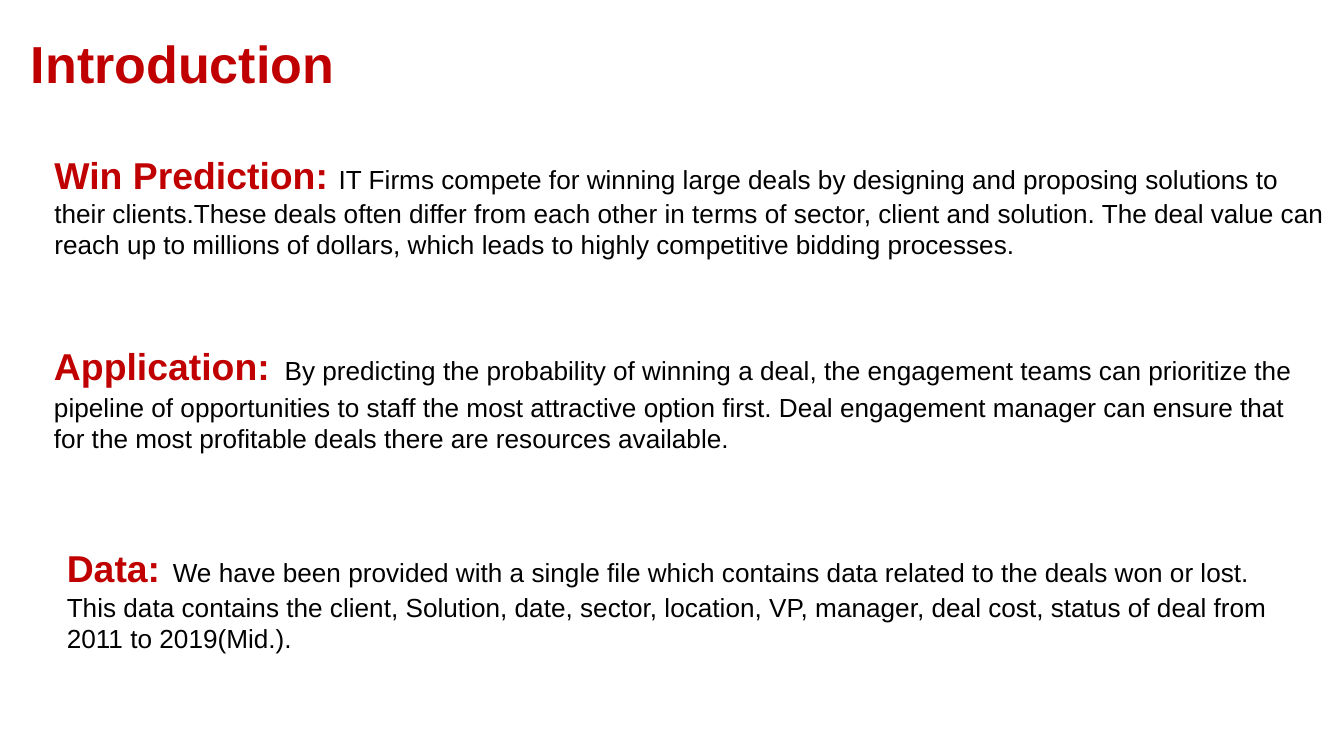
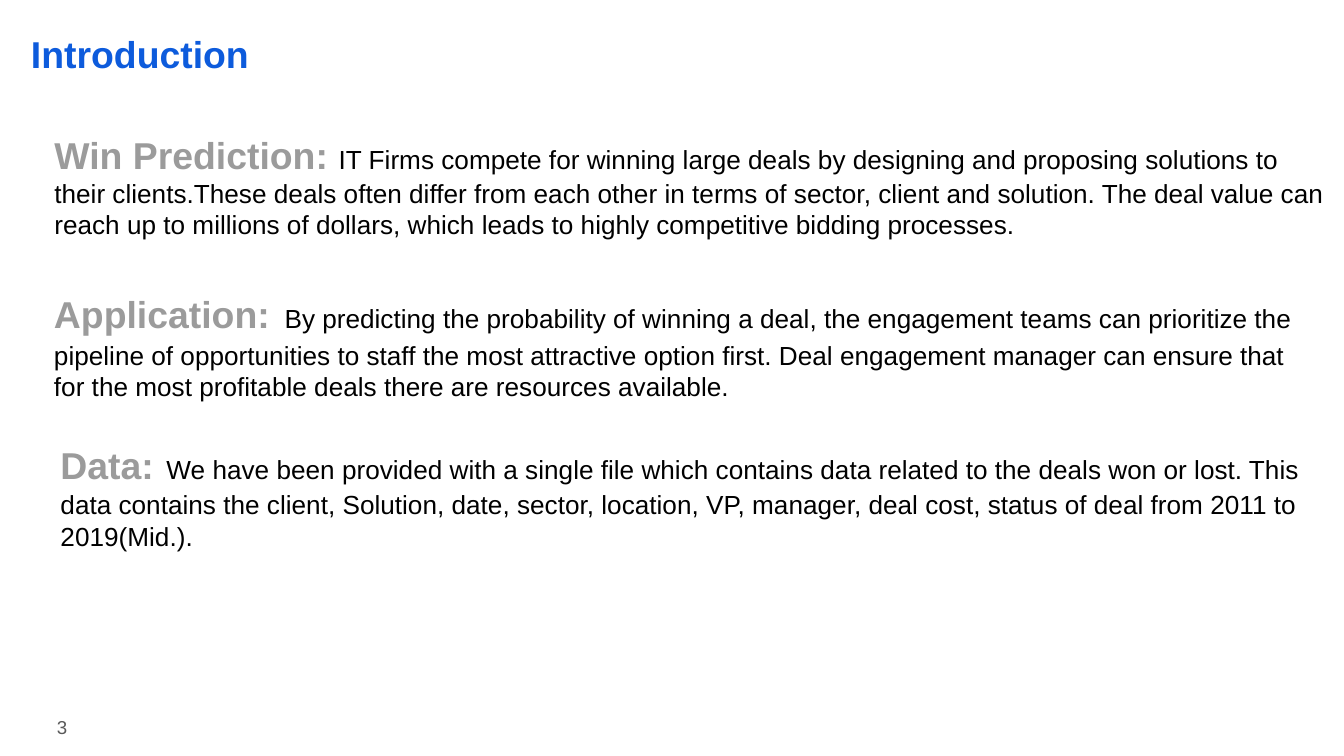
Before and after one commit to imkushwaha/Win_Prediction_Analytics, a slide deck: slide 3 of Presentation_Report.pptx. Drawn at 1344x756 pixels with LibreOffice and Linux fonts; fonts in the diff are those of the drawing; background and template pictures are left out. Boxes give left, top, right and bottom in pixels: in the first picture for what was removed or moved away, otherwise in the second. Text is boxed around its words. In the diff, an @@ line names an element or a change of style, - is before the commit and + after.

```diff
--- a/Presentation_Report.pptx
+++ b/Presentation_Report.pptx
@@ title "Introduction" at box(31, 41, 249, 69): size 27.9 to 20 pt, text colour #C00000 to #0D5BDC @@
@@ text "Win Prediction: IT Firms compete ...": place and size @@
-text "Win Prediction: IT Firms compete ..." at box(54, 162, 1323, 260)
+text "Win Prediction: IT Firms compete ..." at box(54, 142, 1323, 240)
@@ text "Win Prediction: IT Firms compete ..." at box(54, 142, 1323, 240): text colour #C00000 to #9B9B9B in "Win Prediction:" @@
@@ text "Application: By predicting the probability ...": place and size @@
-text "Application: By predicting the probability ..." at box(54, 353, 1290, 454)
+text "Application: By predicting the probability ..." at box(54, 301, 1290, 402)
@@ text "Application: By predicting the probability ..." at box(54, 301, 1290, 402): text colour #C00000 to #9B9B9B in "Application:" @@
@@ text "Data: We have been provided ...": place and size @@
-text "Data: We have been provided ..." at box(67, 556, 1266, 654)
+text "Data: We have been provided ..." at box(60, 453, 1298, 551)
@@ text "Data: We have been provided ..." at box(60, 453, 1298, 551): text colour #C00000 to #9B9B9B in "Data:" @@
@@ page number added at box(57, 721, 67, 734), 10 pt, text #595959 @@
+3
```
Also in this commit, not shown: 12 other slides changed, 3 slides added, 3 slides removed, 1 other file.
